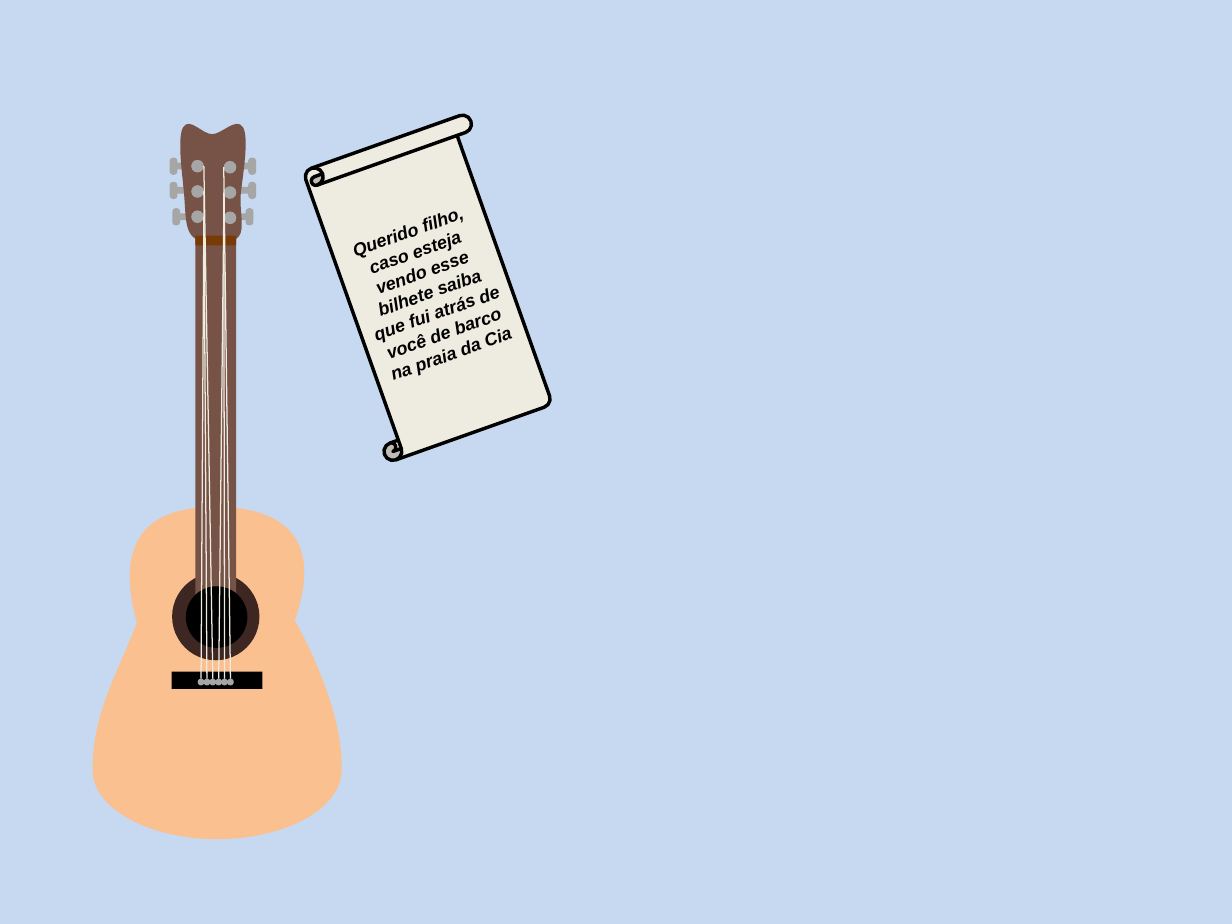
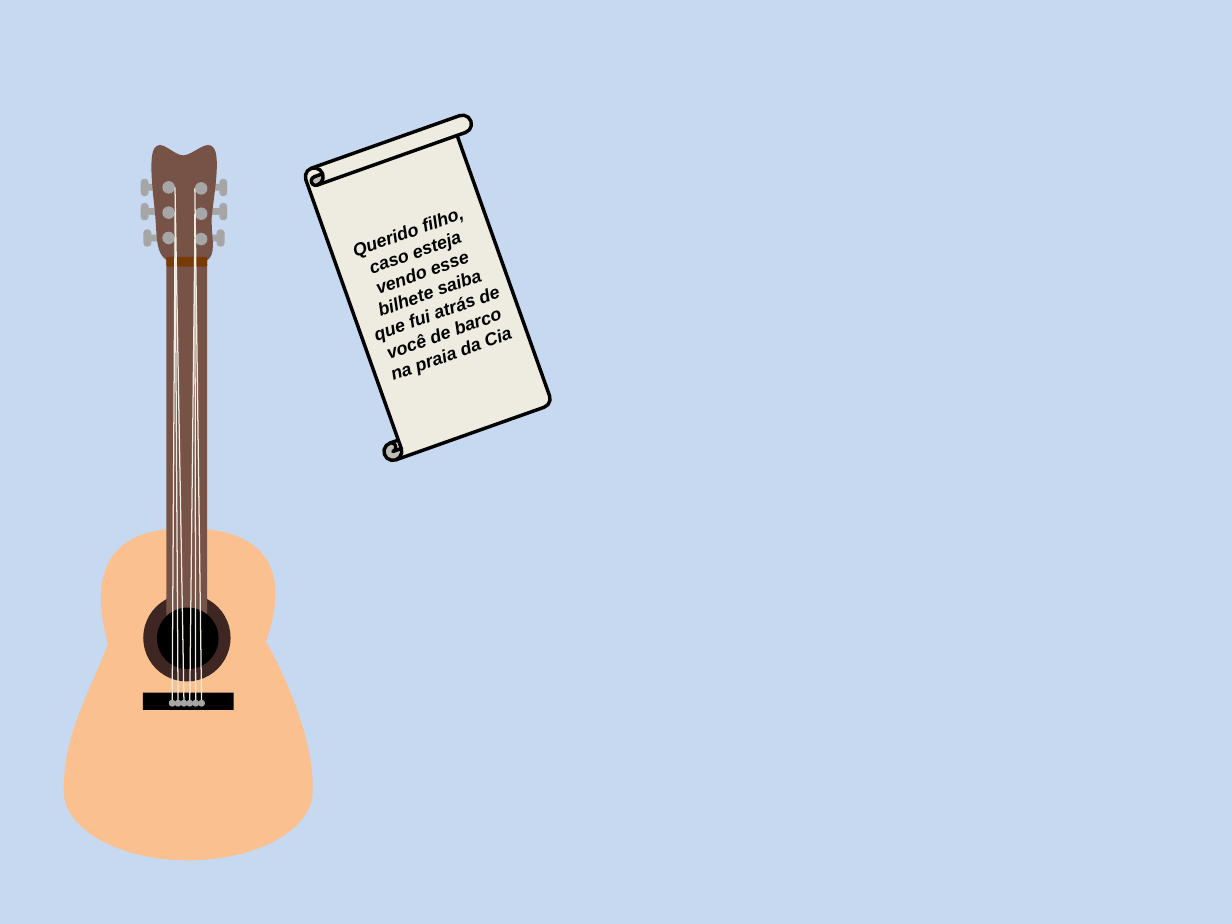
Before and after one commit to gustavoFG28/Ludit, a slide deck: slide 17 of Historias/fundos.pptx (slide 16 before the commit). Drawn at 1232x924 pixels with LibreOffice and Linux fonts; fonts in the diff are those of the drawing. Boxes give left, top, right and bottom in pixels: in the first picture for what was removed or moved away, otherwise in the second. Text is boxed around its words. In the diff, an @@ line names an element or a change of style, - is before the commit and + after.

```diff
--- a/Historias/fundos.pptx
+++ b/Historias/fundos.pptx
@@ 14 ellipses, 8 freeform shapes, 6 lines, 2 rectangles, 1 rounded rectangle: place and size @@
-14 ellipses, 8 freeform shapes, 6 lines, 2 rectangles, 1 rounded rectangle at bbox=[92, 123, 341, 840]
+14 ellipses, 8 freeform shapes, 6 lines, 2 rectangles, 1 rounded rectangle at bbox=[64, 145, 313, 861]
```
Also in this commit, not shown: 1 slide added, 2 other files.
